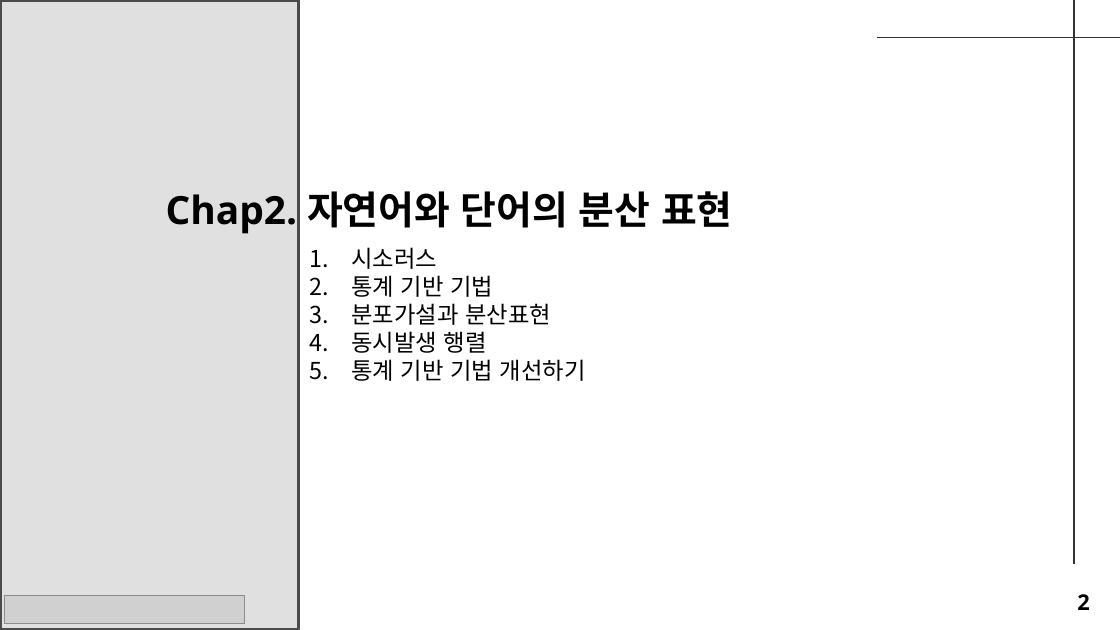
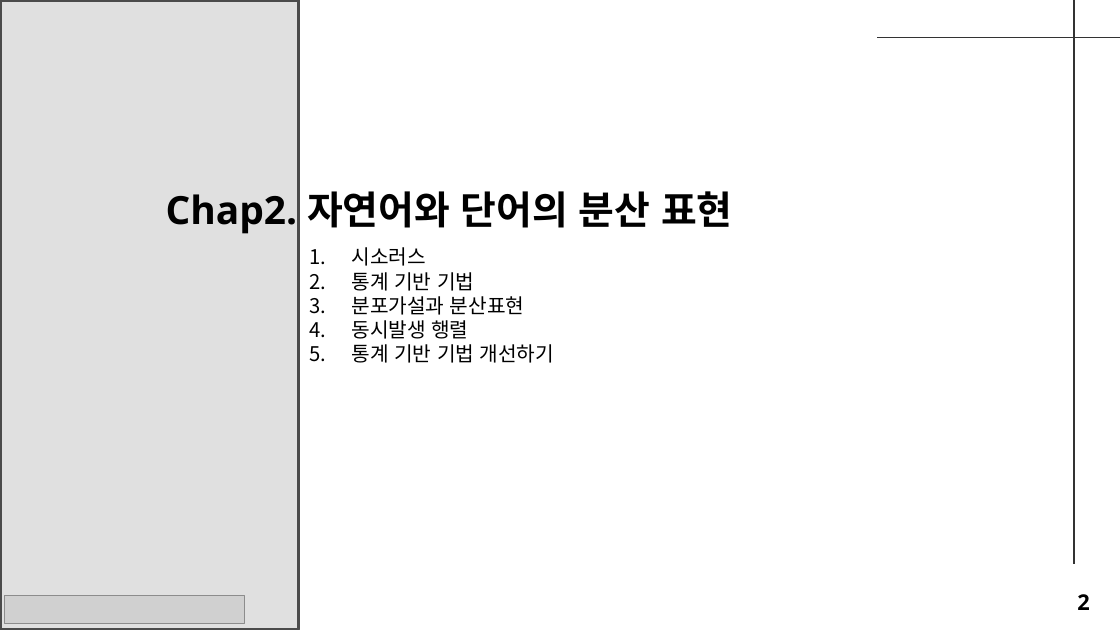
Before and after one commit to seungdeng/Deep-Learning-from-Scratch, a slide deck: slide 2 of study/발표자료/20250220_밑딥2_이승건_chap2345발표자료_NotoSans.pptx. Drawn at 1120x630 pixels with LibreOffice and Linux fonts; fonts in the diff are those of the drawing; grey boxes stand for pictures. Boxes give left, top, right and bottom in pixels: in the first picture for what was removed or moved away, otherwise in the second. Text is boxed around its words. In the diff, an @@ line names an element or a change of style, - is before the commit and + after.

```diff
--- a/study/발표자료/20250220_밑딥2_이승건_chap2345발표자료_NotoSans.pptx
+++ b/study/발표자료/20250220_밑딥2_이승건_chap2345발표자료_NotoSans.pptx
@@ text "시소러스" at [351, 247, 554, 363]: size 15 to 13 pt @@
```
Also in this commit, not shown: 14 other slides changed.
